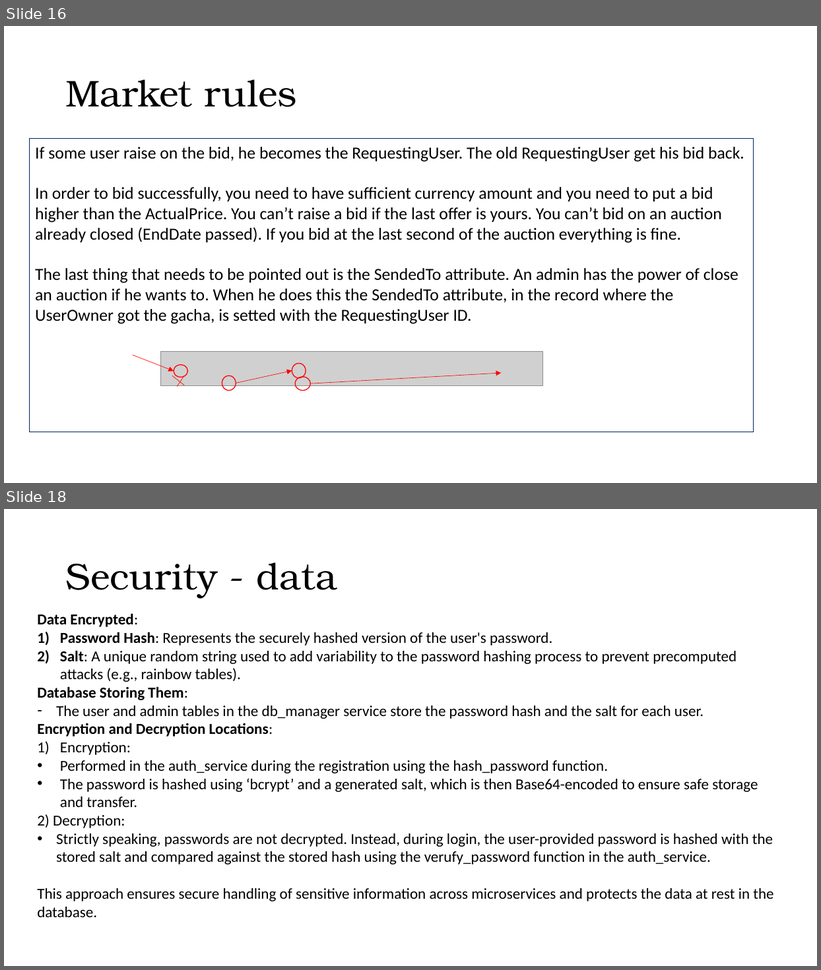
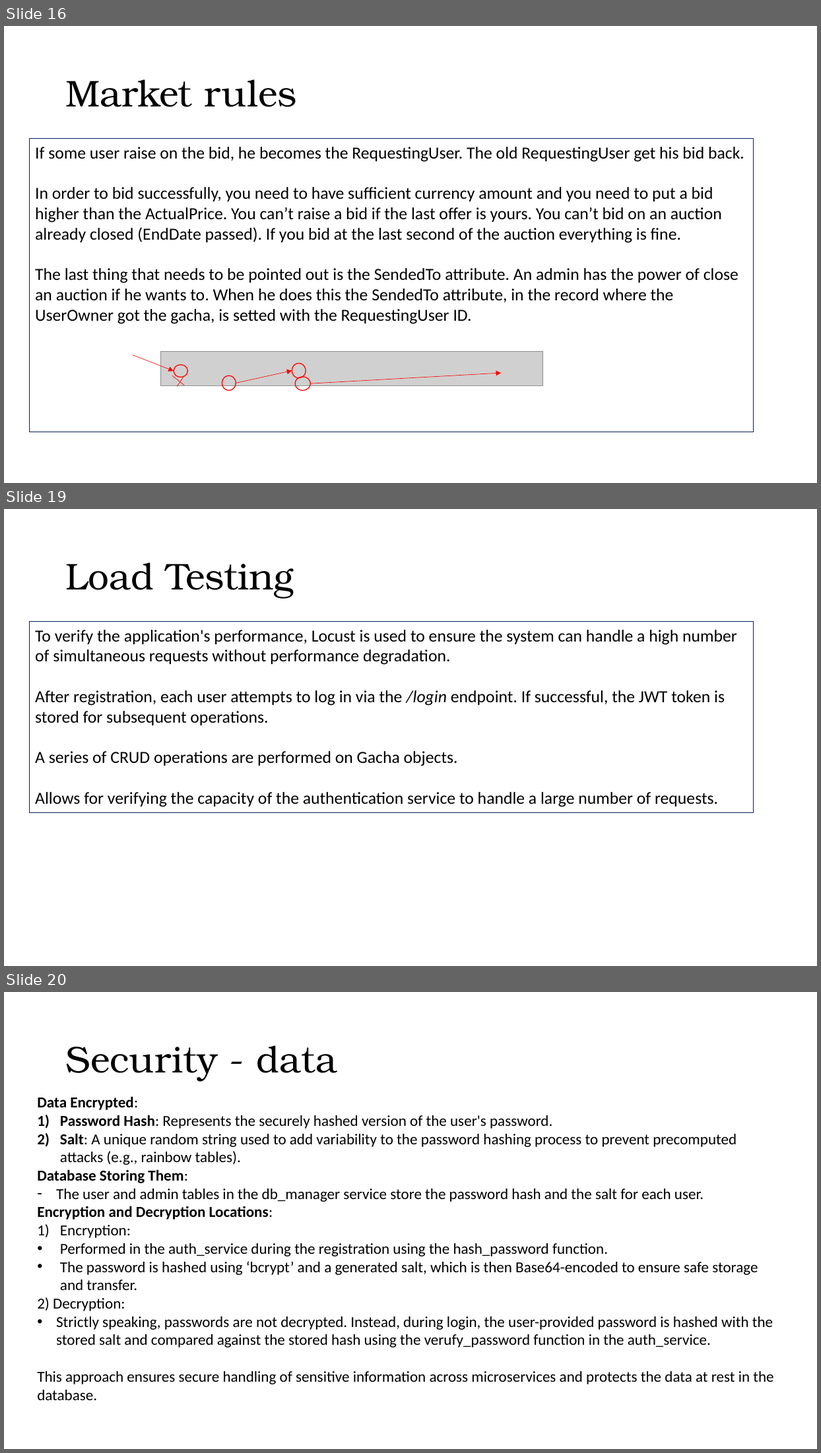
Before and after one commit to ardiz99/TBAse, a slide deck: doc/Gacha Collection.pptx. Shown one above the other, each under a label of ours: slides 16 and 18 before the commit, slides 16, 19 and 20 after it; the slides between them are not shown. The pictures are 821x970 and 821x1453 pixels, drawn with LibreOffice and Linux fonts; fonts in the diff are those of the drawing; grey boxes stand for pictures. Boxes give left, top, right and bottom in pixels: in the first picture for what was removed or moved away, otherwise in the second. Text is boxed around its words. In the diff, an @@ line names an element or a change of style, - is before the commit and + after.

```diff
--- a/doc/Gacha Collection.pptx
+++ b/doc/Gacha Collection.pptx
@@ slide 19 added at bbox=[4, 509, 817, 966], background #FFFFFF @@
@@ title added at bbox=[66, 562, 294, 598], 44 pt, text #000000 @@
+Load Testing
@@ rectangle added at bbox=[29, 622, 754, 813], outline #002060 0.75 pt, 20 pt, text #000000 @@
+To verify the application's performance, Locust is used to ensure the system can handle a high number of simultaneous requests without performance degradation.
+After registration, each user attempts to log in via the /login endpoint. If successful, the JWT token is stored for subsequent operations.
+A series of CRUD operations are performed on Gacha objects.
+Allows for verifying the capacity of the authentication service to handle a large number of requests.
@@ what was slide 18 is now slide 20 @@
```
Also in this commit, not shown: 2 other slides added, 1 slide removed, 1 other file.
